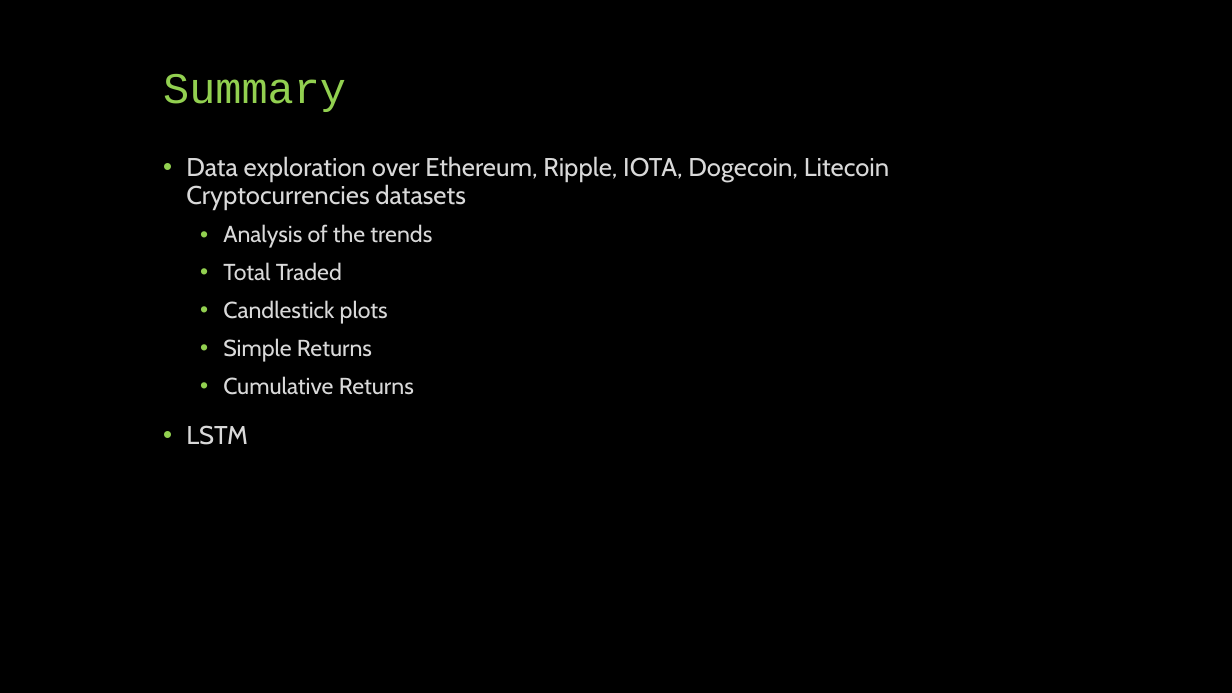
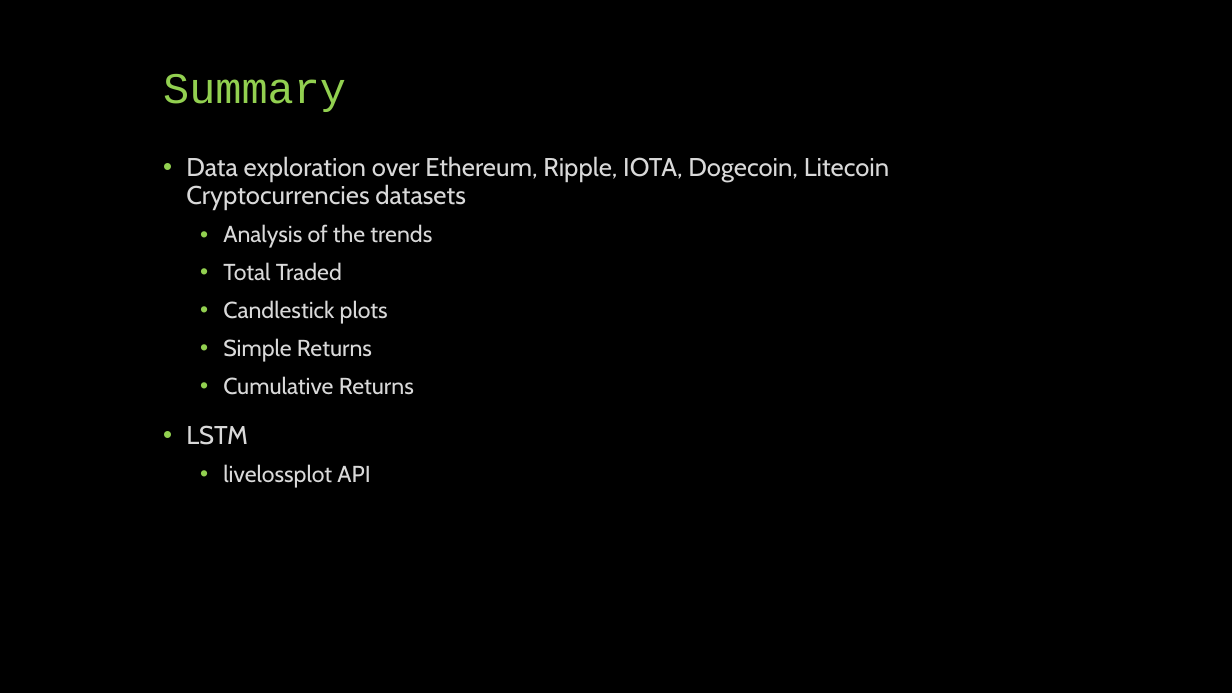
Before and after one commit to Zarmina97/Top-3-Crypto-Volatility-prediction-LSTM-GARCH, a slide deck: slide 2 of presentazione.pptx. Drawn at 1232x693 pixels with LibreOffice and Linux fonts; fonts in the diff are those of the drawing. Boxes give left, top, right and bottom in pixels: in the first picture for what was removed or moved away, otherwise in the second. Text is boxed around its words. In the diff, an @@ line names an element or a change of style, - is before the commit and + after.

```diff
--- a/presentazione.pptx
+++ b/presentazione.pptx
@@ text at (223, 464, 370, 488): paragraph added @@
+  • livelossplot API
```
Also in this commit, not shown: 4 other slides changed, 4 slides added, 1 slide removed.
